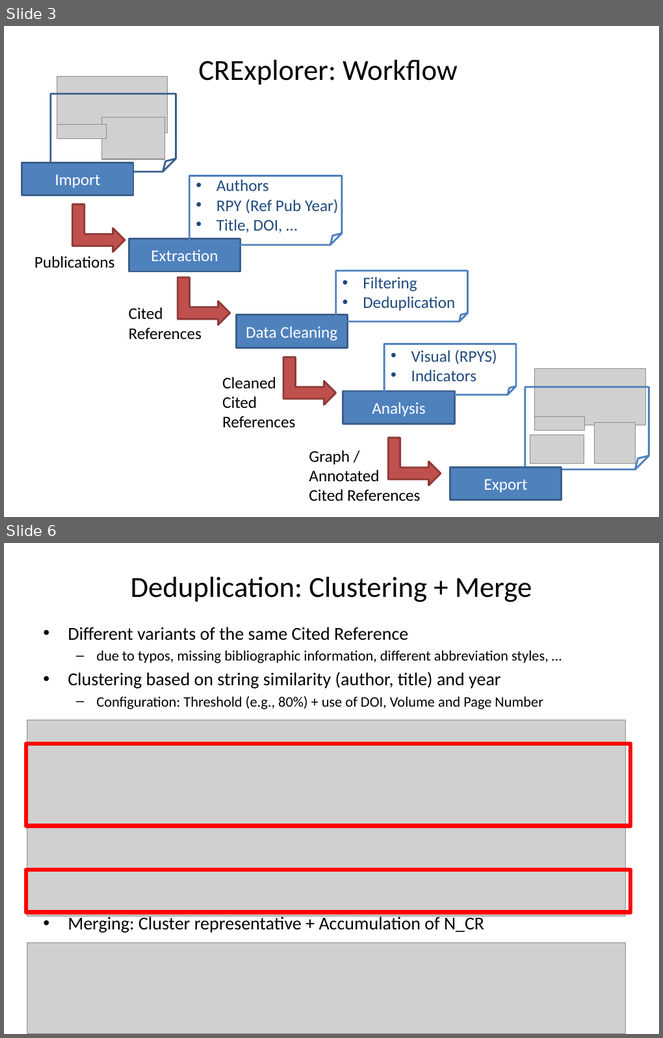
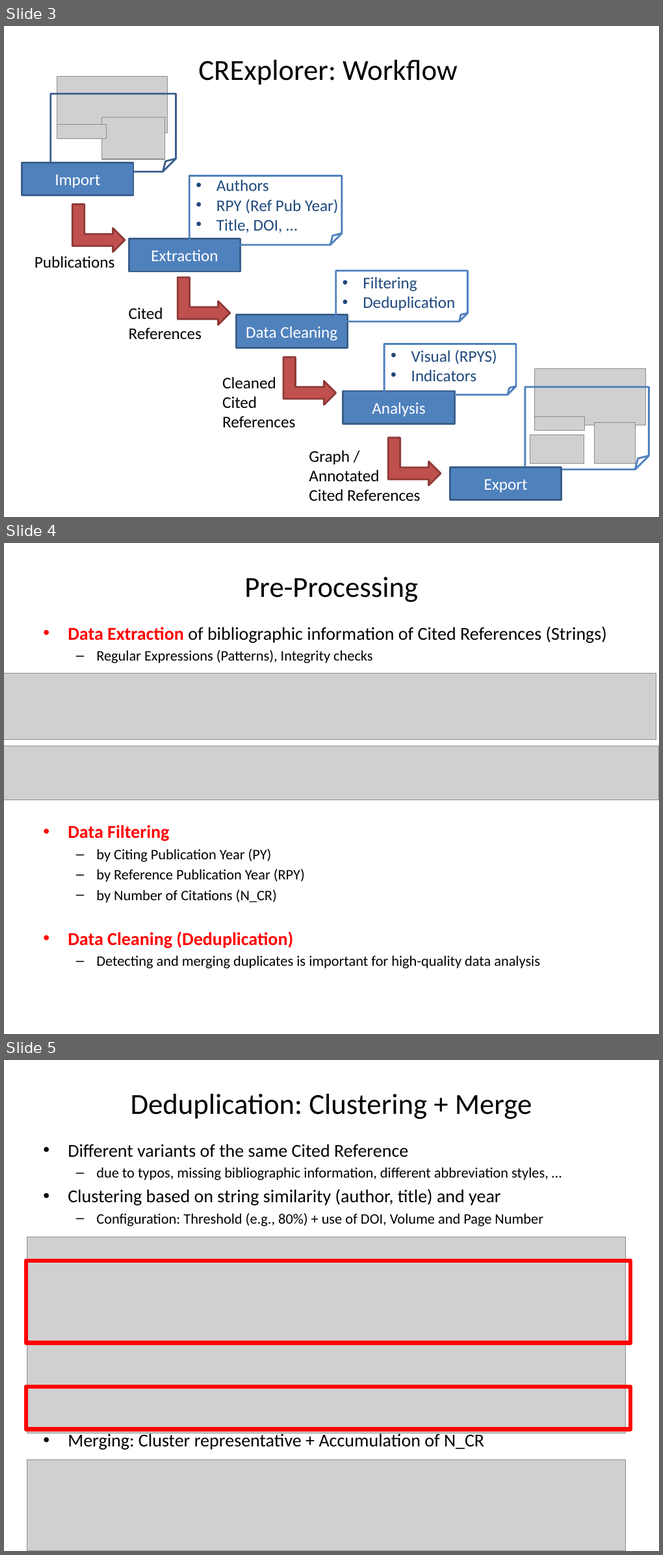
Before and after one commit to andreas-thor/cre, a slide deck: docs/slides/cre_overview.pptx. Shown one above the other, each under a label of ours: slides 3 and 6 before the commit, slides 3, 4 and 5 after it; the slides between them are not shown. The pictures are 663x1038 and 663x1555 pixels, drawn with LibreOffice and Linux fonts; fonts in the diff are those of the drawing; grey boxes stand for pictures. Boxes give left, top, right and bottom in pixels: in the first picture for what was removed or moved away, otherwise in the second. Text is boxed around its words. In the diff, an @@ line names an element or a change of style, - is before the commit and + after.

```diff
--- a/docs/slides/cre_overview.pptx
+++ b/docs/slides/cre_overview.pptx
@@ slide 4 added at [4,543,659,1034], background #FFFFFF @@
@@ title added at [244,577,418,602], 32 pt, text #000000 @@
+Pre-Processing
@@ text added at [68,626,607,969], 16 pt, text #000000 @@
+• Data Extraction of bibliographic information of Cited References (Strings)
+  – Regular Expressions (Patterns), Integrity checks
+• Data Filtering
+  – by Citing Publication Year (PY)
+  – by Reference Publication Year (RPY)
+  – by Number of Citations (N_CR)
+• Data Cleaning (Deduplication)
+  – Detecting and merging duplicates is important for high-quality data analysis
@@ picture added at [4,674,657,739] @@
@@ picture added at [4,746,659,800] @@
@@ what was slide 6 is now slide 5 @@
```
Also in this commit, not shown: 4 slides changed, 2 other slides added, 1 slide removed, 1 other file.
